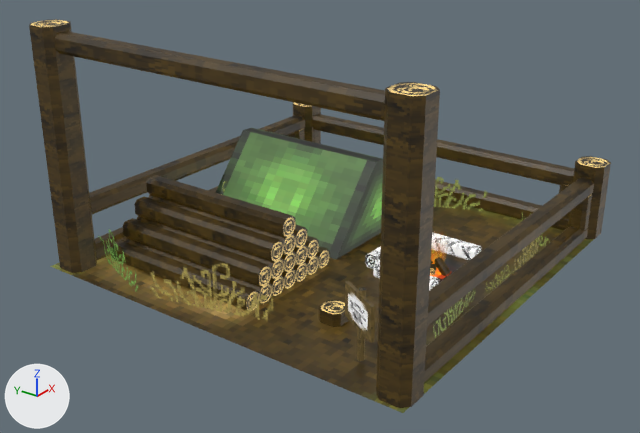
Two versions of the Blender file imports/Blend/WOOD LOGS.blend, one commit apart.
The view is the same before and after, from a 50 mm camera at (-94.3, -65.5, 54.7) aimed at (-4.6, 1.0, 6.8). The lights are fixed; the arrows at lower left show +X, +Y and +Z.
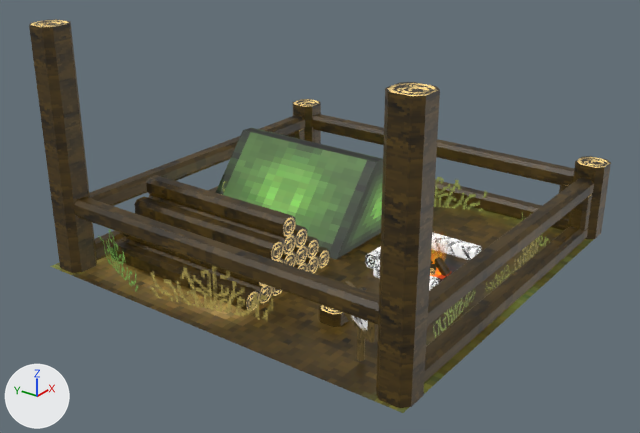
Boxes [x1, y1, x2, y2] around the edits, measured in the pictures (640 x 433 px):
'Cube.021', moved
    before: [54, 31, 385, 121]
    after: [74, 197, 379, 325]
'Cube.008', unchanged, covered by the edit
    before: [123, 218, 272, 287]
    after: [123, 233, 266, 287]
'Cube.022', unchanged, covered by the edit
    both: [345, 281, 375, 343]

The change in detail:
Object 'Cube.021' (ob_cube_021) moves from (-25.6, 1.9, 31.3) to (-25.6, 1.9, 9.4).
